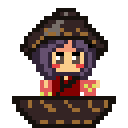
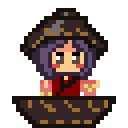
Layered file, before and after one edit (128×128). Changes by layer:
painted on "图层 3" over [40,44,96,96]
painted on "图层 2" over [48,84,52,92]
